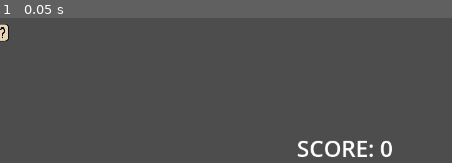
Above: before the commit, frame 1.
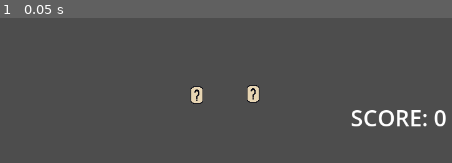
Above: after the commit, the same moment.

Repository: rowdy-game-dev/rowdyhacks-memory-game
Game: Godot game, scene res://scenes/score.tscn
The game is run twice, just before and just after one commit, with the same random seed, the same clock (stepped at 60 frames per second) and the same inputs. This scene is started directly instead of the project's main scene.
Inputs:
- Up to frame 1 (0.05 s): no input

The runs differ from the first frame. In frame 1, 3.0% of the frame differs, in the area x 0-99%, y 4-96%.

Commit message:
score count in progress

Diff:
--- a/memory-game/scenes/score.tscn
+++ b/memory-game/scenes/score.tscn
@@ -7,16 +7,22 @@
 script = ExtResource("1_6g3rk")
 
 [node name="score_label" type="Label" parent="."]
-anchors_preset = 2
-anchor_top = 1.0
-anchor_bottom = 1.0
-offset_left = 475.0
-offset_top = 217.0
-offset_right = 589.0
-offset_bottom = 267.0
-grow_vertical = 0
+anchors_preset = 8
+anchor_left = 0.5
+anchor_top = 0.5
+anchor_right = 0.5
+anchor_bottom = 0.5
+offset_left = 561.0
+offset_top = 168.0
+offset_right = 715.0
+offset_bottom = 218.0
+grow_horizontal = 2
+grow_vertical = 2
 theme_override_font_sizes/font_size = 36
 text = "SCORE: 0"
 
-[node name="empty_card" parent="." instance=ExtResource("2_oy67y")]
-position = Vector2(4, 57)
+[node name="red_card1" parent="." instance=ExtResource("2_oy67y")]
+position = Vector2(315, 157)
+
+[node name="red_card2" parent="." instance=ExtResource("2_oy67y")]
+position = Vector2(405, 155)
